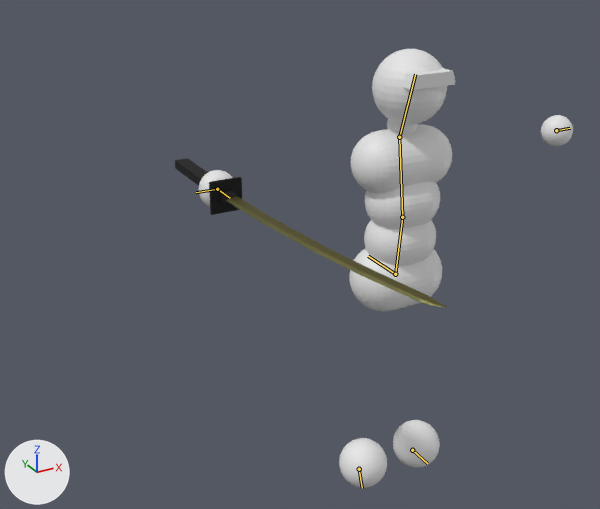
The Blender file asset_raws/simple_combat_char.blend, before and after one commit.
Before and after are seen from a camera (50 mm lens) standing at (-1.7, -2.31, 2.25) and looking at (-0.01, 0.76, 0.72). The axes (+X, +Y, +Z) are drawn at lower left. The lights are the same throughout. The bones that bend it are drawn over the model as lines.

Names of what the first picture shows: 'Body', 'Sword'.
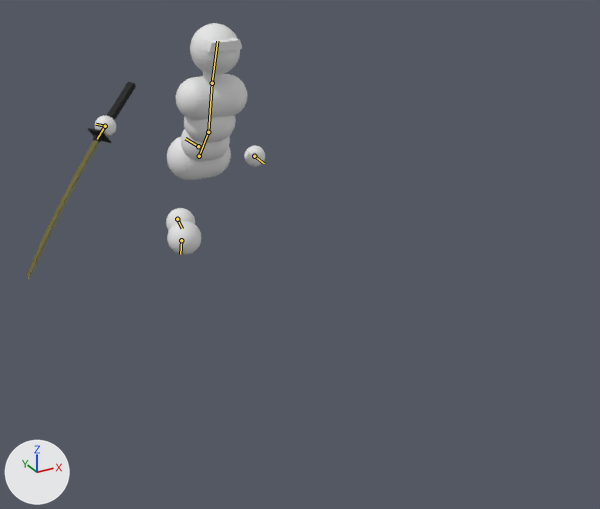
The newer file adds an action. The first version stands in its rest pose; the second is drawn at frame 13 of the action 'Running_strafe_south'.

Scene script edits in JSON lines:
```json
{"block": "bone_root_bone", "where": "bone_root_bone = bpy.data.objects['Armature'].pose.bones['Root bone']"}
{"op": "set", "path": "bone_root_bone.location", "old": "(0.0, 0.0, 0.0)", "new": "(0.0, 1.95, 0.0)"}
{"block": "bone_lower_back", "where": "bone_lower_back = bpy.data.objects['Armature'].pose.bones['Lower back']  # child of 'Root bone'"}
{"op": "set", "path": "bone_lower_back.location", "old": "(0.0, 0.0, 0.0)", "new": "(0.0, -0.054, -0.005)"}
{"op": "set", "path": "bone_lower_back.rotation_quaternion", "old": "(1.0, 0.0, 0.0, 0.0)", "new": "(0.95, -0.313, 0.0, 0.0)", "note": "degrees (0, 0, 0) -> degrees (-36, 0, 0)"}
{"block": "bone_upper_back", "where": "bone_upper_back = bpy.data.objects['Armature'].pose.bones['Upper back']  # child of 'Lower back'"}
{"op": "set", "path": "bone_upper_back.rotation_quaternion", "old": "(1.0, 0.0, 0.0, 0.0)", "new": "(0.994, 0.11, 0.0, 0.0)", "note": "degrees (0, 0, 0) -> degrees (13, 0, 0)"}
{"block": "bone_head", "where": "bone_head = bpy.data.objects['Armature'].pose.bones['Head']  # child of 'Upper back'"}
{"op": "set", "path": "bone_head.rotation_quaternion", "old": "(1.0, 0.0, 0.0, 0.0)", "new": "(0.986, 0.166, 0.0, 0.0)", "note": "degrees (0, 0, 0) -> degrees (19, 0, 0)"}
{"block": "bone_hand_l", "where": "bone_hand_l = bpy.data.objects['Armature'].pose.bones['Hand.L']  # child of 'Root bone'"}
{"op": "set", "path": "bone_hand_l.location", "old": "(0.0, 0.0, 0.0)", "new": "(-0.548, -0.412, -0.059)"}
{"op": "set", "path": "bone_hand_l.rotation_quaternion", "old": "(1.0, 0.0, 0.0, 0.0)", "new": "(0.856, -0.436, 0.153, 0.234)", "note": "degrees (0, 0, 0) -> degrees (-50, 28, 18)"}
{"block": "bone_foot_l", "where": "bone_foot_l = bpy.data.objects['Armature'].pose.bones['Foot.L']  # child of 'Root bone'"}
{"op": "set", "path": "bone_foot_l.location", "old": "(0.0, 0.0, 0.0)", "new": "(-0.16, -0.718, 0.312)"}
{"op": "set", "path": "bone_foot_l.rotation_quaternion", "old": "(1.0, 0.0, 0.0, 0.0)", "new": "(0.82, 0.12, 0.201, 0.523)", "note": "degrees (0, 0, 0) -> degrees (25, 12, 68)"}
{"block": "bone_hand_r", "where": "bone_hand_r = bpy.data.objects['Armature'].pose.bones['Hand.R']  # child of 'Root bone'"}
{"op": "set", "path": "bone_hand_r.location", "old": "(0.0, 0.0, 0.0)", "new": "(-0.375, -0.3, -0.373)"}
{"op": "set", "path": "bone_hand_r.rotation_quaternion", "old": "(1.0, 0.0, 0.0, 0.0)", "new": "(0.807, -0.484, -0.29, 0.175)", "note": "degrees (0, 0, 0) -> degrees (-68, -17, 36)"}
{"block": "bone_foot_r", "where": "bone_foot_r = bpy.data.objects['Armature'].pose.bones['Foot.R']  # child of 'Root bone'"}
{"op": "set", "path": "bone_foot_r.location", "old": "(0.0, 0.0, 0.0)", "new": "(-0.285, -0.126, -0.017)"}
{"op": "set", "path": "bone_foot_r.rotation_quaternion", "old": "(1.0, 0.0, 0.0, 0.0)", "new": "(0.973, 0.048, -0.08, -0.209)", "note": "degrees (0, 0, 0) -> degrees (7, -8, -25)"}
{"block": "bone_sword_attachment", "where": "bone_sword_attachment = bpy.data.objects['Armature'].pose.bones['Sword attachment']  # child of 'Root bone'"}
{"op": "set", "path": "bone_sword_attachment.location", "old": "(0.0, 0.0, 0.0)", "new": "(0.3, -0.373, 0.375)"}
{"op": "set", "path": "bone_sword_attachment.rotation_quaternion", "old": "(1.0, 0.0, 0.0, 0.0)", "new": "(0.807, 0.29, 0.175, 0.484)", "note": "degrees (0, 0, 0) -> degrees (40, 0, 62)"}
```

Pixel boxes (x1, y1, x2, y2) of what changed, in the pictures (600 x 509 px):
```json
{"object": "Body", "change": "posed", "before": [198, 49, 573, 487], "after": [95, 23, 265, 255], "on screen": "55% narrower, 47% shorter"}
{"object": "Sword", "change": "posed", "before": [175, 158, 448, 308], "after": [28, 82, 136, 280], "on screen": "60% narrower, 32% taller"}
{"bone": "Root bone", "before": "(395, 274) to (368, 256)", "after": "(198, 146) to (185, 138)"}
{"bone": "Lower back", "before": "(395, 274) to (402, 217)", "after": "(199, 156) to (208, 132)"}
{"bone": "Upper back", "before": "(402, 217) to (399, 137)", "after": "(208, 132) to (212, 83)"}
{"bone": "Head", "before": "(399, 137) to (415, 74)", "after": "(212, 83) to (217, 41)"}
{"bone": "Hand.L", "before": "(556, 130) to (570, 128)", "after": "(254, 156) to (264, 163)"}
{"bone": "Foot.L", "before": "(412, 450) to (427, 463)", "after": "(177, 219) to (182, 228)"}
{"bone": "Hand.R", "before": "(217, 189) to (196, 192)", "after": "(105, 126) to (96, 124)"}
{"bone": "Foot.R", "before": "(359, 469) to (362, 488)", "after": "(181, 240) to (180, 254)"}
{"bone": "Sword attachment", "before": "(217, 189) to (230, 198)", "after": "(105, 126) to (97, 139)"}
```
